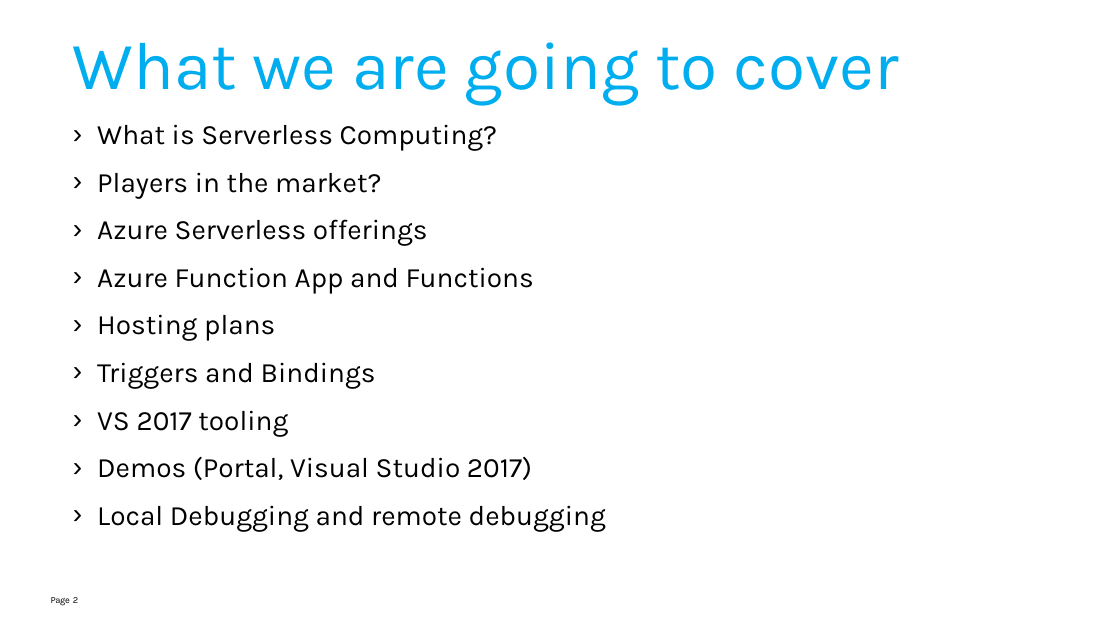
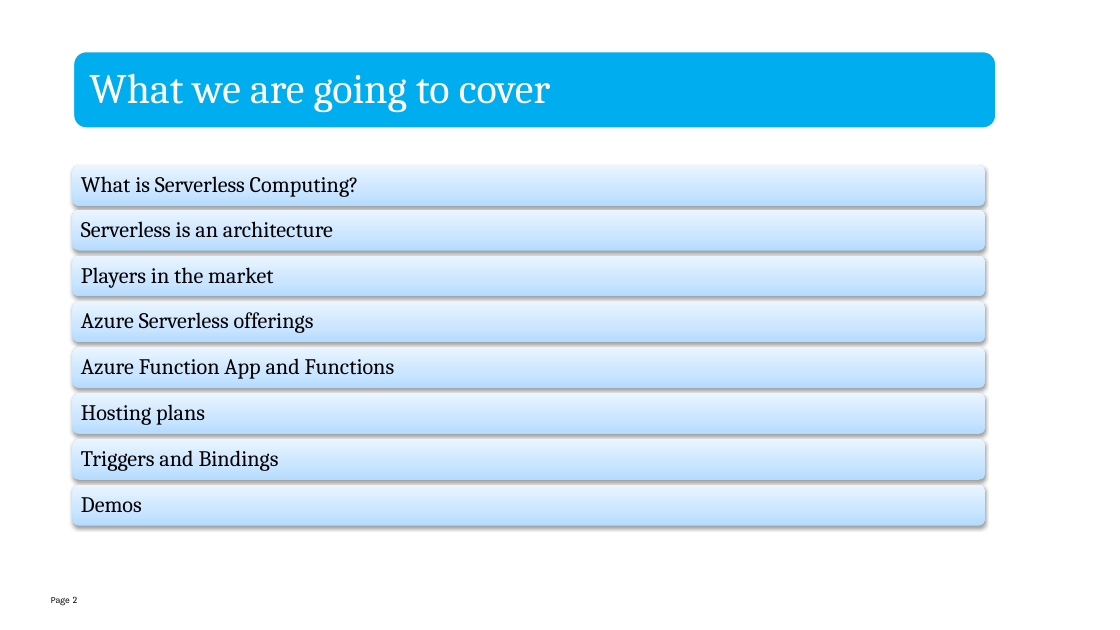
Before and after one commit to mehdikhaleghian/StudyNotes, a slide deck: slide 2 of Azure Functions.pptx. Drawn at 1120x630 pixels with LibreOffice and Linux fonts; fonts in the diff are those of the drawing; background and template pictures are left out. Boxes give left, top, right and bottom in pixels: in the first picture for what was removed or moved away, otherwise in the second. Text is boxed around its words. In the diff, an @@ line names an element or a change of style, - is before the commit and + after.

Commit message:
Updated the slides

```diff
--- a/Azure Functions.pptx
+++ b/Azure Functions.pptx
@@ rounded rectangle added at (73, 51, 996, 129), fill #00AEEF, outline #FFFFFF 2 pt @@
@@ text "What we are going to ...": place and size @@
-text "What we are going to ..." at (73, 42, 899, 106)
+text "What we are going to ..." at (89, 73, 550, 113)
@@ text "What we are going to ..." at (89, 73, 550, 113): size 58 to 36 pt, font Karla to Cambria, text colour #00AEEF to #FFFFFF; line spacing 50pt to 0.9; more space between paragraphs; vertical alignment bottom to middle @@
@@ text removed at (97, 124, 606, 531) @@
-› What is Serverless Computing?
-› Players in the market?
-› Azure Serverless offerings
-› Azure Function App and Functions
-› Hosting plans
-› Triggers and Bindings
-› VS 2017 tooling
-› Demos (Portal, Visual Studio 2017)
-› Local Debugging and remote debugging
@@ group added at (72, 166, 986, 526): 8 rounded rectangles, 8 texts @@
+What is Serverless Computing?
+Serverless is an architecture
+Players in the market
+Azure Serverless offerings
+Azure Function App and Functions
+Hosting plans
+Triggers and Bindings
+Demos
```
Also in this commit, not shown: 4 other slides changed, 11 slides added, 2 slides removed, 17 other files.
